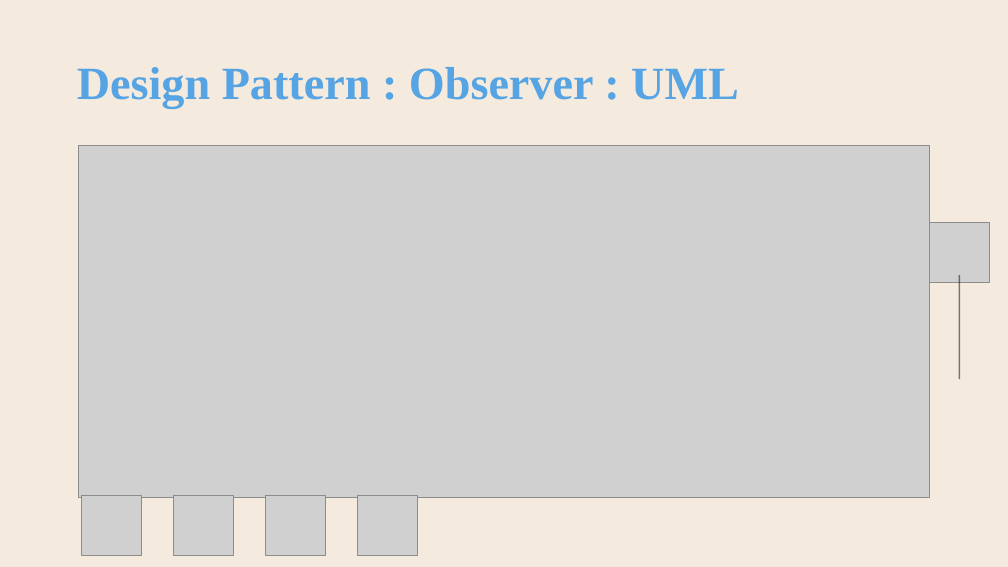
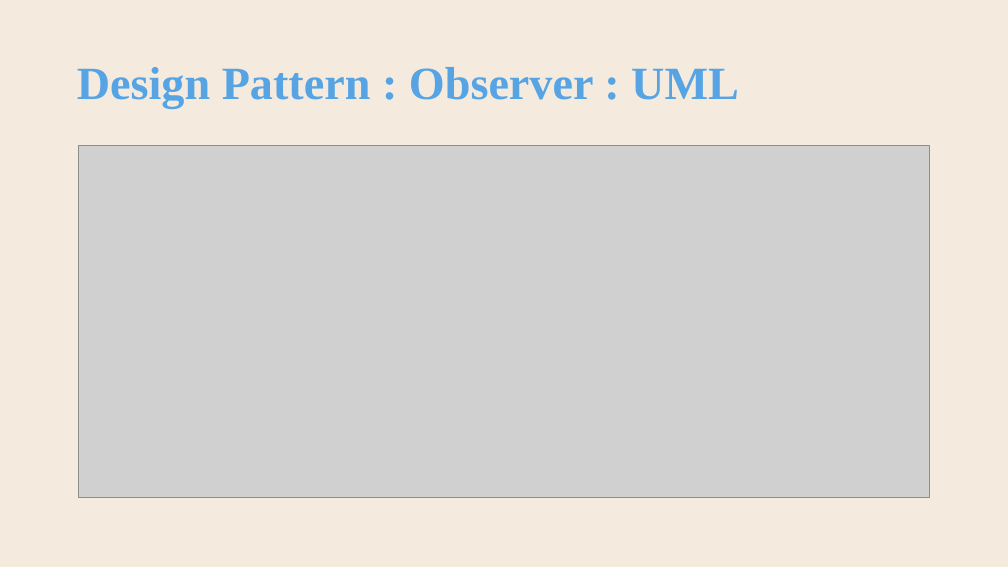
Before and after one commit to AlainWafflard/4IPO3, a slide deck: slide 45 of 17-POO-design-pattern/syllabus_17.pptx (slide 44 before the commit). Drawn at 1008x567 pixels with LibreOffice and Linux fonts; fonts in the diff are those of the drawing; grey boxes stand for pictures; background and template pictures are left out. Boxes give left, top, right and bottom in pixels: in the first picture for what was removed or moved away, otherwise in the second. Text is boxed around its words. In the diff, an @@ line names an element or a change of style, - is before the commit and + after.

```diff
--- a/17-POO-design-pattern/syllabus_17.pptx
+++ b/17-POO-design-pattern/syllabus_17.pptx
@@ picture removed at box(930, 222, 990, 282) @@
@@ line removed from (960, 275) to (960, 379) @@
@@ picture removed at box(82, 496, 141, 556) @@
@@ picture removed at box(174, 496, 234, 556) @@
@@ picture removed at box(265, 496, 325, 556) @@
@@ picture removed at box(358, 496, 417, 556) @@
```
Also in this commit, not shown: 7 other slides changed, 1 slide added, 6 slides removed, 2 other files.
